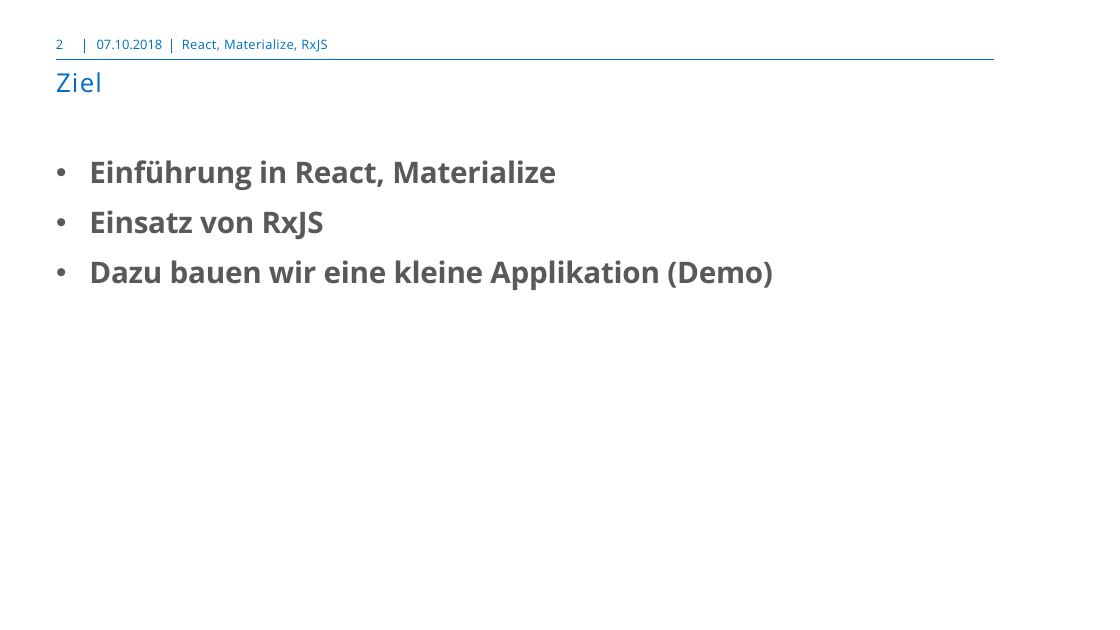
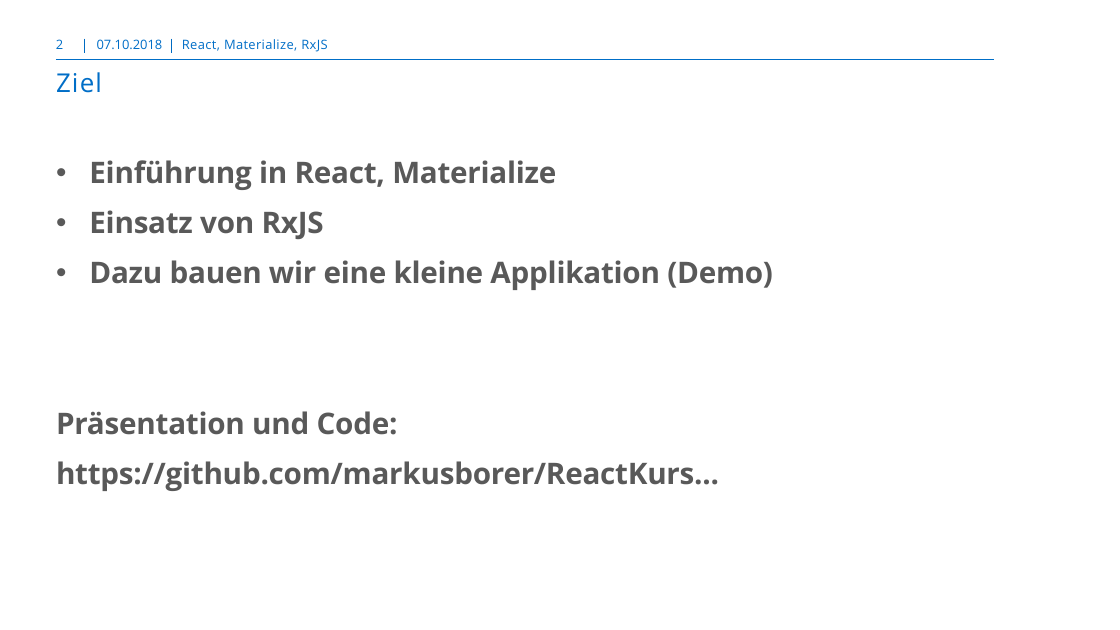
Before and after one commit to markusborer/ReactSample, a slide deck: slide 2 of React.pptx. Drawn at 1120x630 pixels with LibreOffice and Linux fonts; fonts in the diff are those of the drawing; background and template pictures are left out. Boxes give left, top, right and bottom in pixels: in the first picture for what was removed or moved away, otherwise in the second. Text is boxed around its words. In the diff, an @@ line names an element or a change of style, - is before the commit and + after.

```diff
--- a/React.pptx
+++ b/React.pptx
@@ text at bbox=[56, 411, 719, 491]: paragraphs added @@
+Präsentation und Code:
+https://github.com/markusborer/ReactKurs...
```
Also in this commit, not shown: 2 other slides changed, 4 slides added.
